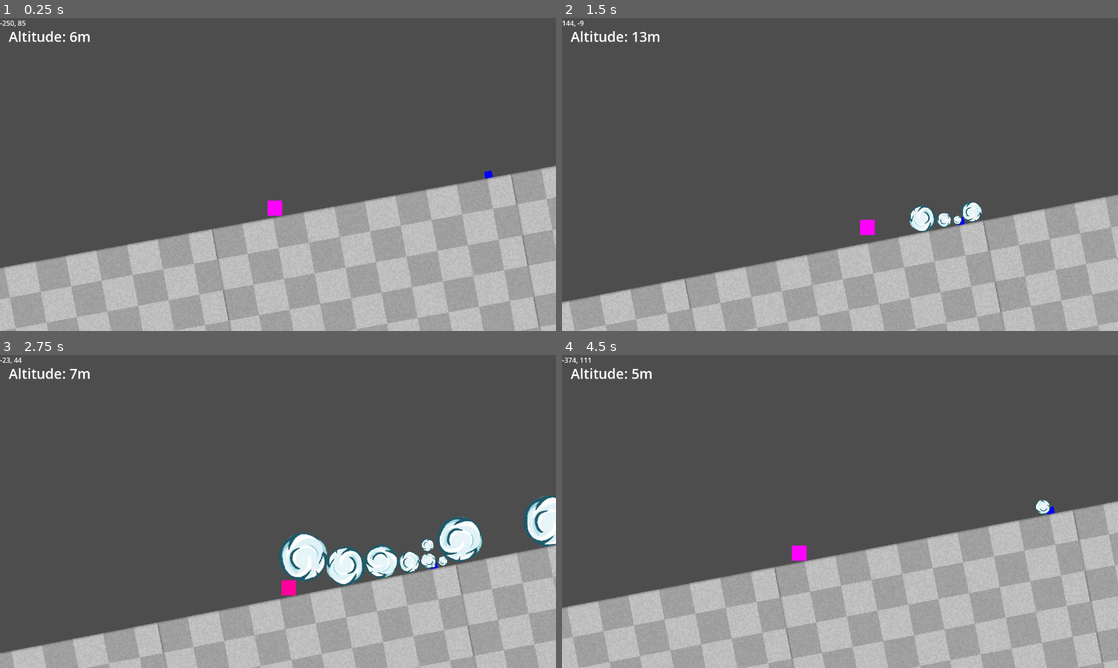
Above: before the commit, frames 1-4 (two rows, left to right).
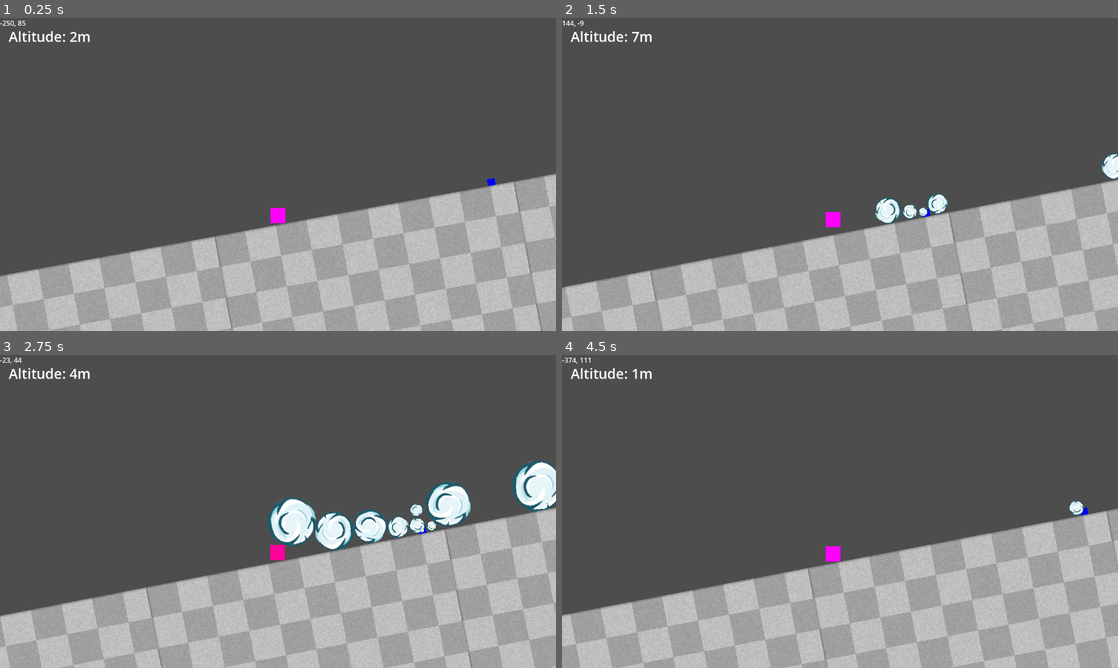
Above: after the commit, the same moments.

Repository: ashleyrevlett/avalanche
Game: Godot game, scene res://scene.tscn
Two runs of this game, one before a commit and one after it. Both use one fixed random seed, a clock stepped at 60 frames per second and the inputs below.
Inputs:
- Up to frame 1 (0.25 s): no input
- Up to frame 2 (1.5 s): hold D (right) 0.53-1.28 s; tap Space (jump) at 0.77 s; hold A (left) from 1.28 s (still down)
- Up to frame 3 (2.75 s): tap Space (jump) at 1.52 s; release A (left) at 2.03 s; hold D (right) from 2.03 s (still down)
- Up to frame 4 (4.5 s): tap Space (jump) at 3.02 s; release D (right) at 3.5 s; click "Restart" at 3.5 s; hold A (left) from 4.28 s (still down)

The runs differ from the first frame. In frame 1, 9.7% of the frame differs, in the area x 0-100%, y 4-100%; in frame 2, 18%; in frame 3, 30%; in frame 4, 23%.

Commit message:
Fix camera jank

Diff:
--- a/ground.tscn
+++ b/ground.tscn
@@ -11,6 +11,8 @@
 size = Vector2(1000, 600)
 
 [node name="Ground" type="StaticBody2D" groups=["ground"]]
+collision_layer = 4
+collision_mask = 3
 physics_material_override = SubResource("PhysicsMaterial_n7eoa")
 script = ExtResource("1_05p53")
 height = 600.0
--- a/scene.tscn
+++ b/scene.tscn
@@ -14,6 +14,21 @@
 
 [sub_resource type="PlaceholderTexture2D" id="PlaceholderTexture2D_770fh"]
 size = Vector2(50, 50)
+
+[sub_resource type="Animation" id="Animation_sq7yu"]
+length = 0.001
+tracks/0/type = "value"
+tracks/0/imported = false
+tracks/0/enabled = true
+tracks/0/path = NodePath(".:self_modulate")
+tracks/0/interp = 1
+tracks/0/loop_wrap = true
+tracks/0/keys = {
+"times": PackedFloat32Array(0),
+"transitions": PackedFloat32Array(1),
+"update": 0,
+"values": [Color(1, 1, 1, 1)]
+}
 
 [sub_resource type="Animation" id="Animation_u01bd"]
 resource_name = "dying"
@@ -32,21 +47,6 @@
 "values": [Color(1, 1, 1, 1), Color(1, 0, 0, 1)]
 }
 
-[sub_resource type="Animation" id="Animation_sq7yu"]
-length = 0.001
-tracks/0/type = "value"
-tracks/0/imported = false
-tracks/0/enabled = true
-tracks/0/path = NodePath(".:self_modulate")
-tracks/0/interp = 1
-tracks/0/loop_wrap = true
-tracks/0/keys = {
-"times": PackedFloat32Array(0),
-"transitions": PackedFloat32Array(1),
-"update": 0,
-"values": [Color(1, 1, 1, 1)]
-}
-
 [sub_resource type="AnimationLibrary" id="AnimationLibrary_3beka"]
 _data = {
 "RESET": SubResource("Animation_sq7yu"),
@@ -102,13 +102,9 @@
 [node name="Camera2D" type="Camera2D" parent="." groups=["camera"]]
 unique_name_in_owner = true
 position = Vector2(-241, 125)
-scale = Vector2(0.993246, 1)
 zoom = Vector2(0.7, 0.7)
 limit_left = -2000
 limit_bottom = 2000
-limit_smoothed = true
-drag_horizontal_enabled = true
-drag_vertical_enabled = true
 editor_draw_limits = true
 editor_draw_drag_margin = true
 script = ExtResource("3_s3w6k")
@@ -117,7 +113,7 @@
 unique_name_in_owner = true
 position = Vector2(-241, 125)
 scale = Vector2(0.993246, 1)
-collision_layer = 2
+collision_mask = 7
 floor_stop_on_slope = false
 floor_block_on_wall = false
 floor_max_angle = 1.5708
@@ -144,6 +140,7 @@
 }
 
 [node name="GroundDetector" type="Area2D" parent="Character"]
+collision_mask = 6
 
 [node name="CollisionShape2D" type="CollisionShape2D" parent="Character/GroundDetector"]
 position = Vector2(0, 2)
@@ -156,6 +153,7 @@
 [node name="HeadDetector" type="Area2D" parent="Character"]
 unique_name_in_owner = true
 position = Vector2(0, -25)
+collision_mask = 6
 
 [node name="CollisionShape2D" type="CollisionShape2D" parent="Character/HeadDetector"]
 position = Vector2(0, -1)
--- a/scripts/camera.gd
+++ b/scripts/camera.gd
@@ -10,74 +10,34 @@
 @export var min_zoom = 0.1  # camera won't zoom farther than this
 @export var max_zoom = 0.7  # camera won't zoom closer than this
 @export var margin = Vector2(400, 400)  # include some buffer area around targets
-@export var drag_margin = Vector2(400, 300)
 
-"""
-@export var move_speed = 60
-var move_direction = Vector2.ZERO
-var can_move = false
-"""
+
 func _ready():
-	"""
-	move_direction = _get_move_direction()
-
-	await get_tree().create_timer(1).timeout
-	print("after timeour")
-	can_move = true
-	"""
 	camera_size = get_viewport_rect().size * zoom # * camera.zoom
 	camera_rect = Rect2(get_screen_center_position() - camera_size / 2, camera_size)
-
 	player = %Character
 
 
-func _process(delta):
-	"""
-	if can_move:
-		position += move_direction * delta * move_speed
-	"""
+func _physics_process(delta):
 	camera_rect = Rect2(get_screen_center_position() - camera_size / 2, camera_size)
 
-	# get ground under player
-	var grounds = get_tree().get_nodes_in_group("ground")
-	var ground_under_player = null
-	for ground in grounds:
-		var left_x = ground.global_position.x - ground.width / 2
-		var right_x = ground.global_position.x + ground.width / 2
-		if player.global_position.x < right_x and player.global_position.x > left_x:
-			ground_under_player = ground
-			break
+	# get y position of ground under player,
+	# adjust zoom and position so player and ground are both in camera frame
 
-	# change pos and zoom to show player + ground
-	if ground_under_player:
-
-		var player_pos = player.global_position
-		var ground_pos = ground_under_player.global_position
-
-		# is player within drag margins of screen?
-		#print("camera_rect:", camera_rect)
-		var center = get_screen_center_position()
-		var drag_area: Rect2 = Rect2(center, drag_margin)
-		if drag_area.has_point(player_pos):
-			print("within drag area")
-			return
-
-		var midpoint_y = (ground_pos.y - ground_under_player.height/2 + player_pos.y - margin.y) * .5
-		self.global_position = lerp(global_position, Vector2(player_pos.x, midpoint_y), move_speed)
+	# collide with ground on layer 3 / bit 2 / value 4
+	var ground_mask = 0b00000000_00000000_00000000_00000100
+	var ray_to = Vector2(player.global_position.x, player.global_position.y + 2000)
+	var space_state = get_world_2d().direct_space_state
+	# use global coordinates, not local to node
+	var player_pos = player.global_position
+	var query = PhysicsRayQueryParameters2D.create(player_pos, ray_to, ground_mask)
+	var result = space_state.intersect_ray(query)
+	if result:
+		var ground_pos = result.position # in world space
+		var midpoint_y = (ground_pos.y + margin.y/4 + player_pos.y - margin.y) * .5
+		var new_pos = Vector2(player_pos.x, midpoint_y)
+		self.global_position = lerp(global_position, new_pos, move_speed)
 
 		var zoom_factor_y = camera_size.y / abs(player_pos.y - ground_pos.y)
 		var zoom_factor = min(max_zoom, max(min_zoom, zoom_factor_y))
-		self.zoom = lerp(self.zoom, Vector2.ONE * zoom_factor, zoom_speed)
-
-	else:
-		print("NO ground_under_player", ground_under_player)
-
-"""
-func _get_move_direction():
-	var degrees = -10.0
-	var radians = degrees * PI/180.0
-	var run = 1.0
-	var rise = tan(radians) * run
-	return Vector2(run, rise)
-
-"""
+		zoom = lerp(self.zoom, Vector2.ONE * zoom_factor, zoom_speed)
--- a/scripts/character.gd
+++ b/scripts/character.gd
@@ -20,7 +20,7 @@
 
 var bodies_on_head = []
 var time_elapsed_crushed = 0
-var time_crushed_til_death = .2 # sec
+var time_crushed_til_death = .3 # sec
 
 func _ready():
 	player_width = %CollisionShape2D.shape.get_rect().size.x
@@ -58,10 +58,12 @@
 		# print("time_elapsed_offscreen", time_elapsed_offscreen)
 
 	if time_elapsed_offscreen >= time_offscreen_til_death:
+		print("death by offscreen")
 		player_death.emit()
 
 	# detect player death by crushing
 	if (bodies_on_head.size() > 0 and on_ground):
+		print("death by crushing")
 		time_elapsed_crushed += delta
 		%AnimationPlayer.play("dying")
 	else:
--- a/snowball.tscn
+++ b/snowball.tscn
@@ -8,7 +8,8 @@
 radius = 50.0
 
 [node name="Snowball" type="RigidBody2D" groups=["snowball"]]
-collision_mask = 3
+collision_layer = 2
+collision_mask = 7
 mass = 0.1
 script = ExtResource("1_5ar2i")
 grow_velocity = 30
